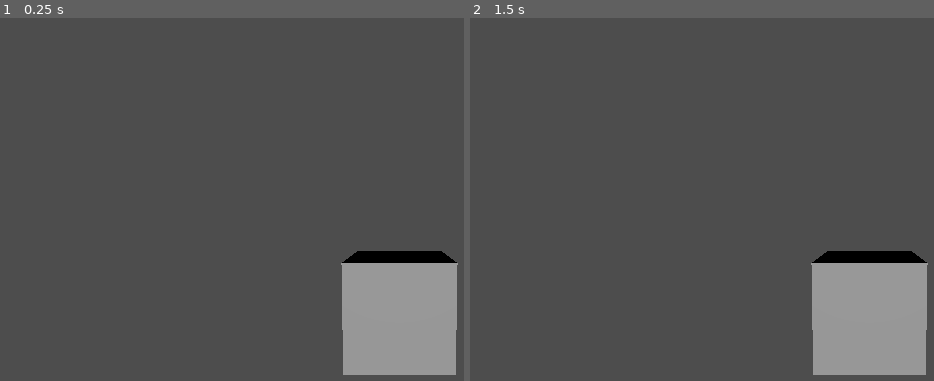
Above: before the commit, frames 1-2 (left to right).
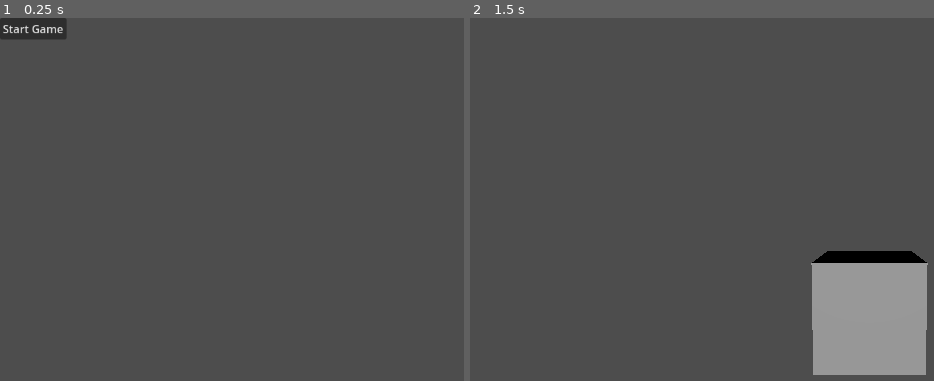
Above: after the commit, the same moments.

Repository: razzius/HerdingCats
Game: Godot game, scene res://scenes/main_menu.tscn
Two runs of this game, one before a commit and one after it. Both use one fixed random seed, a clock stepped at 60 frames per second and the inputs below. Before the commit the project starts from res://scenes/cole_scene.tscn.
Inputs (mouse positions are in pixels of both pictures, inside the frame that each line leads up to):
- Up to frame 1 (0.25 s): no input
- Up to frame 2 (1.5 s): click (502, 28) at 0.5 s, where only the run after the commit has a clickable "Start Game"; tap Enter at 1.25 s

The runs differ from the first frame. In frame 1, 9.0% of the frame differs, in the area x 0-99%, y 0-99%; in frame 2, nothing differs.

Commit message:
Add game manager script and placeholder main menu
To change the scene loaded by the start button, modify the "Game Scene Path" variable in the inspector for the MainScene node in the main_menu scene.

Diff:
--- a/project.godot
+++ b/project.godot
@@ -11,8 +11,12 @@
 [application]
 
 config/name="HerdingCats"
-run/main_scene="res://scenes/cole_scene.tscn"
+run/main_scene="res://scenes/main_menu.tscn"
 config/features=PackedStringArray("4.2", "GL Compatibility")
+
+[autoload]
+
+GameManager="*res://scripts/game_manager.gd"
 
 [rendering]
 
--- /dev/null
+++ b/scenes/main_menu.tscn
@@ -0,0 +1,14 @@
+[gd_scene load_steps=2 format=3 uid="uid://c2sa8w78cyp08"]
+
+[ext_resource type="Script" path="res://scripts/main_menu_controller.gd" id="1_13a2e"]
+
+[node name="MainScene" type="Node3D"]
+script = ExtResource("1_13a2e")
+gameScenePath = "res://scenes/cole_scene.tscn"
+
+[node name="StartButton" type="Button" parent="."]
+offset_right = 8.0
+offset_bottom = 8.0
+text = "Start Game"
+
+[connection signal="pressed" from="StartButton" to="." method="_on_start_button_pressed"]
--- /dev/null
+++ b/scripts/game_manager.gd
@@ -0,0 +1,20 @@
+extends Node
+
+var current_scene = null
+
+func _init():
+	print("Running game_manager._init.")
+
+func _ready():
+	var root = get_tree().root
+	current_scene = get_tree().get_root().get_child(root.get_child_count() - 1)
+
+func _change_scene(scenePath):
+	call_deferred("_deferred_change_scene", scenePath)
+
+func _deferred_change_scene(scenePath):
+	current_scene.free()
+	var scene = ResourceLoader.load(scenePath)
+	current_scene = scene.instantiate()
+	get_tree().get_root().add_child(current_scene)
+	get_tree().set_current_scene(current_scene)
--- /dev/null
+++ b/scripts/main_menu_controller.gd
@@ -0,0 +1,6 @@
+extends Node
+
+@export_file var gameScenePath: String
+
+func _on_start_button_pressed():
+	GameManager._change_scene(gameScenePath)
Not shown, changed: .gitignore
